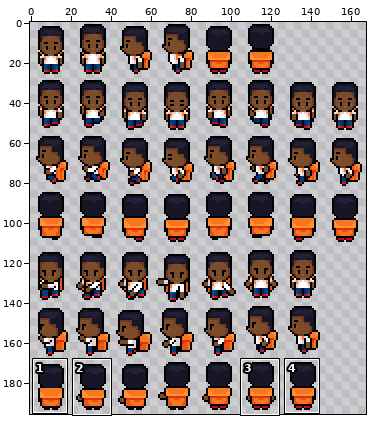
Sprite sheet, stored at Player/Heroi.png. Above: a wide view before the commit, with the close-up outlined.
Close-up. Before the commit:
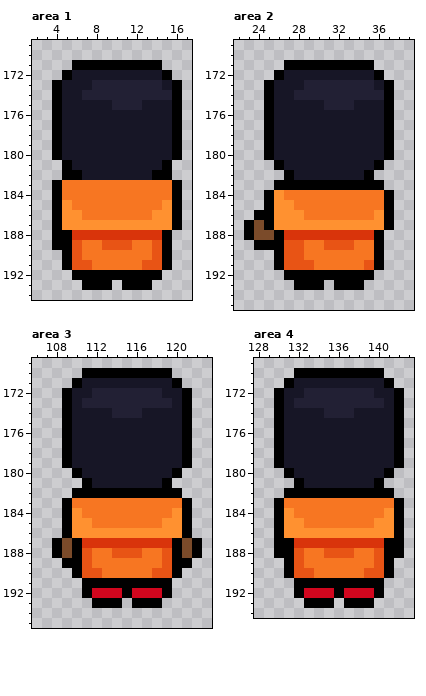
The file is 168x196 pixels. Shown: area 1: x 2..17, y 169..194; area 2: x 22..39, y 169..195; area 3: x 106..123, y 169..195; area 4: x 128..143, y 169..194. The commit also changed other parts of the picture, which this record leaves out.
Once edited:
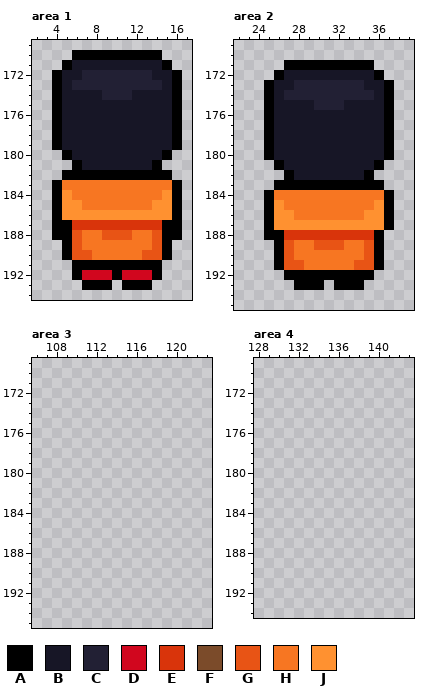
Palette (. is transparent): A #000000  B #171626  C #222034  D #d1061e  E #d9340b  F #7b4b2a  G #e85415  H #f77622  J #ff9130
Changes in this commit:
Area 1:
y 170: x 6..14 ......... -> AAAAAAAAA
y 171: x 5..15 .AAAAAAAAA. -> ABBBBBBBBBA
y 172: x 4..5 .A -> AB; x 7..13 BBBBBBB -> CCCCCCC; x 15..16 A. -> BA
y 173: x 6..7 BB -> CC
y 174: x 7..8 CC -> BB; x 12..15 CCCC -> BBBB
y 175: x 10..12 CCC -> BBB
y 180: x 4..5 AB -> .A; x 15..16 BA -> A.
y 181: x 5..6 AB -> .A; x 14..15 BA -> A.
y 182: x 7..13 BBBBBBB -> AAAAAAA
y 184: x 5 H -> J; x 15 H -> J
y 185: x 6 H -> J; x 14 H -> J
y 186: x 7..13 HHHHHHH -> JJJJJJJ
y 187: x 5..15 JJJJJJJJJJJ -> AEEEEEEEEEA
y 188: x 6..14 EEEEEEEEE -> GHHGGGHHG; x 16 . -> A
y 189: x 4 A -> .; x 9..11 GGG -> HHH
y 190: x 7 H -> G; x 13 H -> G
y 191: x 5..15 AGGHHHHHGGA -> .AAAAAAAAA.
y 192: x 7..9 AAA -> DDD; x 11..13 AAA -> DDD
Area 2:
y 173: x 28 B -> C; x 35 C -> B
y 174: x 27 B -> C; x 36 C -> B
y 175: x 30 B -> C; x 33 C -> B
y 184: x 26 J -> H
y 185: x 27 J -> H; x 36 H -> J
y 186: x 24 A -> .; x 28 J -> H; x 35 H -> J
y 187: x 23..24 AF -> ..
y 188: x 23..25 AFF -> ..A
y 189: x 24..25 AA -> ..; x 28 G -> H; x 30 H -> G; x 33 G -> H; x 35 H -> G
y 190: x 28 G -> H; x 35 H -> G
y 191: x 29 G -> H; x 34 H -> G
Area 3:
y 170: x 111..119 AAAAAAAAA -> .........
y 171: x 110..120 ABBBBBBBBBA -> ...........
y 172: x 109..121 ABBCCCCCCCBBA -> .............
y 173: x 109..121 ABCCCCCCCCCBA -> .............
y 174: x 109..121 ABBBBCCCBBBBA -> .............
y 175..179: x 109..121 ABBBBBBBBBBBA -> .............
y 180: x 110..120 ABBBBBBBBBA -> ...........
y 181: x 111..119 ABBBBBBBA -> .........
y 182: x 110..120 AAAAAAAAAAA -> ...........
y 183: x 109..121 AHHHHHHHHHHHA -> .............
y 184: x 109..121 AJHHHHHHHHHJA -> .............
y 185: x 109..121 AJJHHHHHHHJJA -> .............
y 186: x 109..121 AJJJJJJJJJJJA -> .............
y 187: x 108..122 AFAEEEEEEEEEAFA -> ...............
y 188: x 108..122 AFAGHHGGGHHGAFA -> ...............
y 189: x 109..121 AAGHHHHHHHGAA -> .............
y 190: x 110..120 AGGHHHHHGGA -> ...........
y 191: x 111..119 AAAAAAAAA -> .........
y 192: x 111..119 ADDDADDDA -> .........
y 193: x 112..114 AAA -> ...; x 116..118 AAA -> ...
Area 4:
y 170: x 132..140 AAAAAAAAA -> .........
y 171: x 131..141 ABBBBBBBBBA -> ...........
y 172: x 130..142 ABBCCCCCCCBBA -> .............
y 173: x 130..142 ABCCCCCCCCCBA -> .............
y 174: x 130..142 ABBBBCCCBBBBA -> .............
y 175..179: x 130..142 ABBBBBBBBBBBA -> .............
y 180: x 131..141 ABBBBBBBBBA -> ...........
y 181: x 132..140 ABBBBBBBA -> .........
y 182: x 131..141 AAAAAAAAAAA -> ...........
y 183: x 130..142 AHHHHHHHHHHHA -> .............
y 184: x 130..142 AJHHHHHHHHHJA -> .............
y 185: x 130..142 AJJHHHHHHHJJA -> .............
y 186: x 130..142 AJJJJJJJJJJJA -> .............
y 187: x 130..142 AAEEEEEEEEEAA -> .............
y 188: x 130..142 AAGHHGGGHHGAA -> .............
y 189: x 131..141 AGHHHHHHHGA -> ...........
y 190: x 131..141 AGGHHHHHGGA -> ...........
y 191: x 132..140 AAAAAAAAA -> .........
y 192: x 132..140 ADDDADDDA -> .........
y 193: x 133..135 AAA -> ...; x 137..139 AAA -> ...
Pixel boxes of the changes (left, top, right, bottom) in both close-ups:
changed: (52, 50, 182, 280)
changed: (284, 80, 384, 110)
changed: (244, 190, 384, 270)
erased: (52, 368, 202, 608)
erased: (274, 368, 404, 608)
